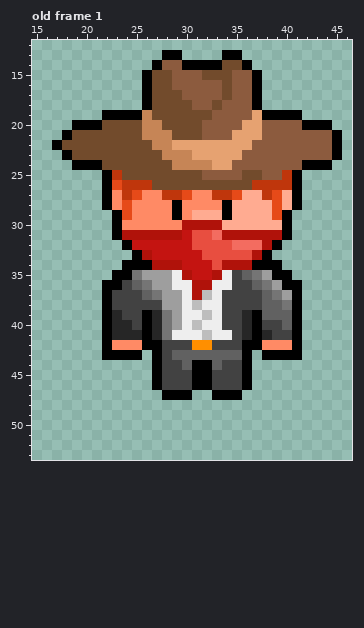
Pixel-art file, stored at Assets_Aesprite/Sprites/player/Sprite-cowboy.ase. Above, as it was before the edit.
64x64 pixels, 1 frame. Colours within 5 levels of each other are drawn and written as one. Shown: old frame 1: x 15..46, y 12..53. The commit also changed other frames, which this record leaves out.
Now the later version:
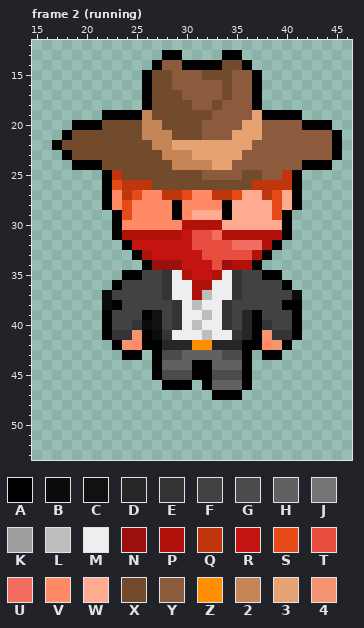
Palette (. is transparent): A #000000  B #0c0c0c  C #121111  D #262626  E #343434  F #424242  G #4c4a4a  H #616161  J #757575  K #9e9e9e  L #bdbdbd  M #eeeeee  N #9b100c  P #b0120a  Q #bf360c  R #c41411  S #e64a19  T #e84e40  U #f36c60  V #ff8a65  W #ffab91  X #724b2c  Y #8c5b3e  Z #ff8f00  2 #c68556  3 #e6a271  4 #f59472
A new or re-ordered frame is compared with the old frame closest to it.
From old to new:
frames 1 -> 13
Frame 2 (running) is new; against old frame 1:
y 34: x 24..25 AA -> ..; x 27..29 PPP -> NNN; x 34 P -> N; x 38..39 AA -> ..
y 35: x 23 A -> .; x 25..28 JKKK -> AFFE; x 35..38 FHJK -> EFFA; x 40 A -> .
y 36: x 22 A -> .; x 25..28 HJKK -> FFFE; x 35 F -> E; x 37..39 HJK -> FFF; x 41 A -> .
y 37: x 22 A -> B; x 26..29 HJKK -> FFEM; x 34..35 FF -> ME; x 38..41 HJKA -> FFFB
y 38: x 22..23 AF -> BA; x 28..29 KK -> FE; x 34 F -> E; x 38..40 HHJ -> FFA
y 39: x 23 D -> F; x 27..29 DJK -> CFE; x 34 F -> E; x 38..40 HHH -> FFF
y 40: x 23..29 DDFADJK -> FFEBCFE; x 34 F -> E; x 38 F -> E; x 40 H -> F
y 41: x 23..25 DDD -> EE4; x 27..28 DJ -> BE; x 35 F -> E; x 38..40 DFF -> 4EE
y 42: x 22..24 AVV -> .A4; x 28..30 FFF -> DDD; x 33..35 FFF -> DDD; x 39..41 VVA -> 4A.
y 43: x 22..23 AA -> ..; x 28..29 FH -> GG; x 34..35 HH -> GG; x 40..41 AA -> ..
y 44: x 28..29 FF -> HH; x 34..35 FF -> HH
y 45: x 28..30 FFF -> GGG; x 33..35 FFF -> GGG
y 46: x 27..31 AFFFA -> .AAA.; x 33..35 FFF -> HHH
y 47: x 28..30 AAA -> ...
